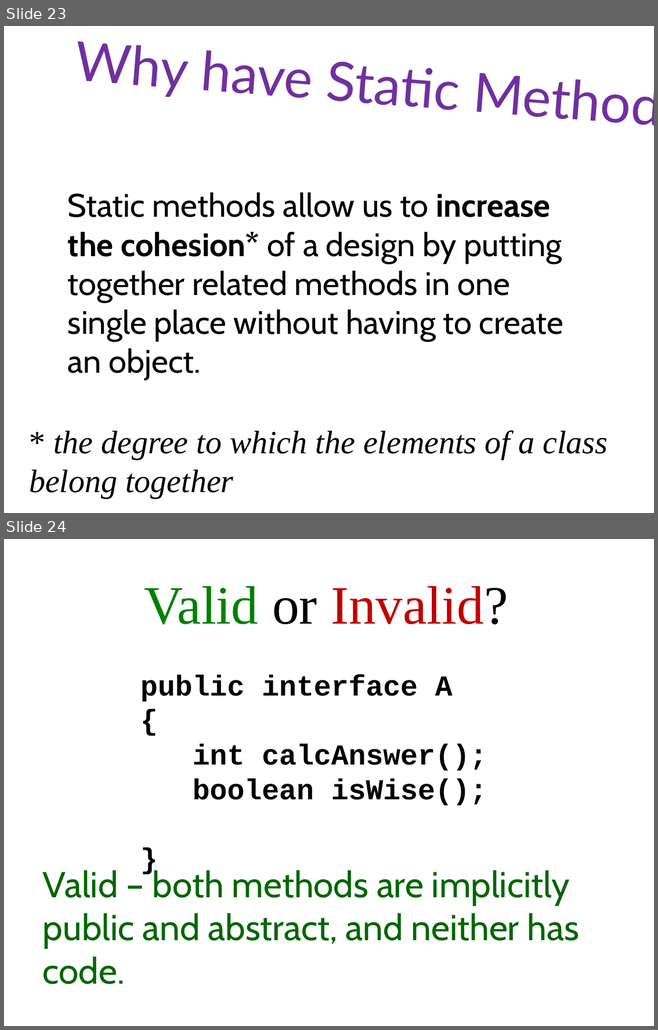
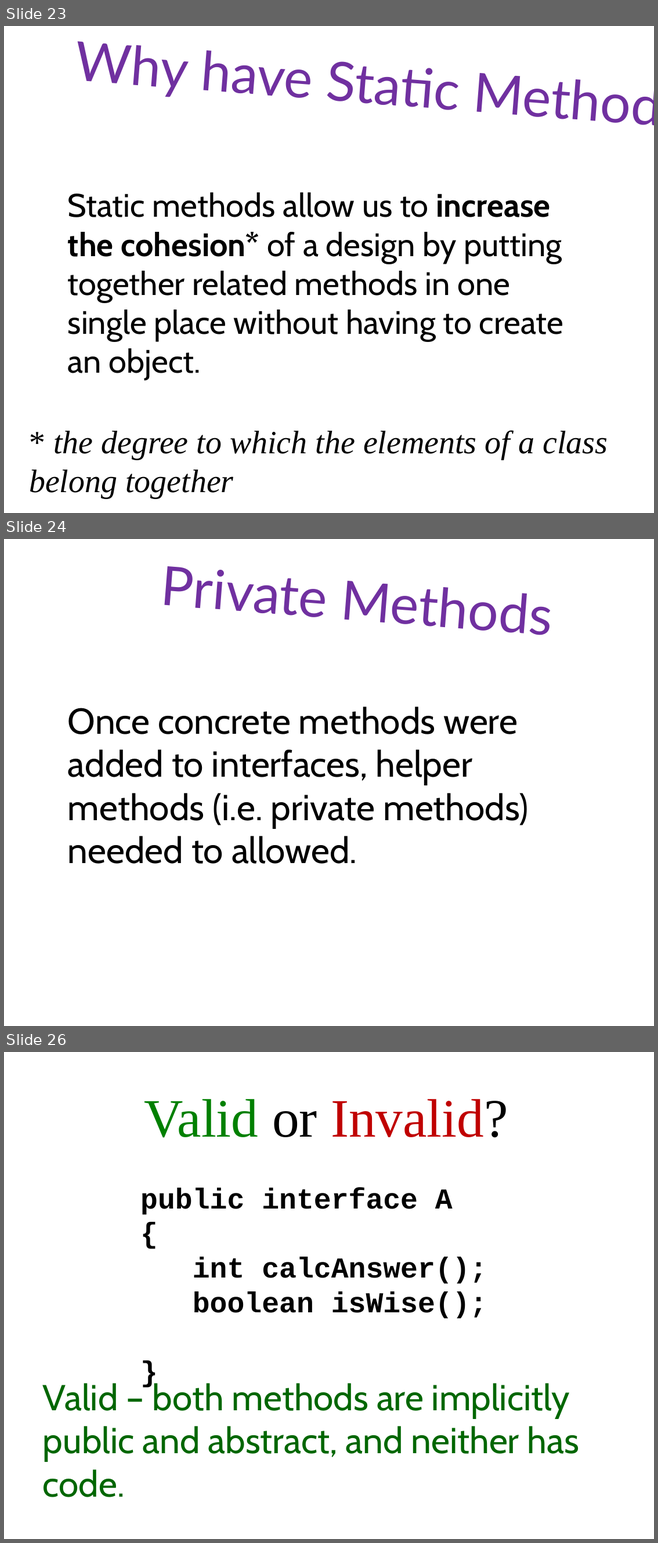
Before and after one commit to Cy-FairCS/cs3, a slide deck: u04b_interfaces/notes/_interfaces2 - default and static methods.pptx. Shown one above the other, each under a label of ours: slides 23 and 24 before the commit, slides 23, 24 and 26 after it; the slides between them are not shown. The pictures are 658x1030 and 658x1543 pixels, drawn with LibreOffice and Linux fonts; fonts in the diff are those of the drawing. Boxes give left, top, right and bottom in pixels: in the first picture for what was removed or moved away, otherwise in the second. Text is boxed around its words. In the diff, an @@ line names an element or a change of style, - is before the commit and + after.

```diff
--- a/u04b_interfaces/notes/_interfaces2 - default and static methods.pptx
+++ b/u04b_interfaces/notes/_interfaces2 - default and static methods.pptx
@@ slide 24 added at [4, 539, 654, 1026], background #FFFFFF @@
@@ text added at [160, 566, 326, 617], 60 pt, text #7030A0 @@
+Private Methods
@@ text added at [68, 707, 528, 864], 40 pt, text #000000 @@
+Once concrete methods were added to interfaces, helper methods (i.e. private methods) needed to allowed.
@@ what was slide 24 is now slide 26 @@
```
Also in this commit, not shown: 1 other slide added.
